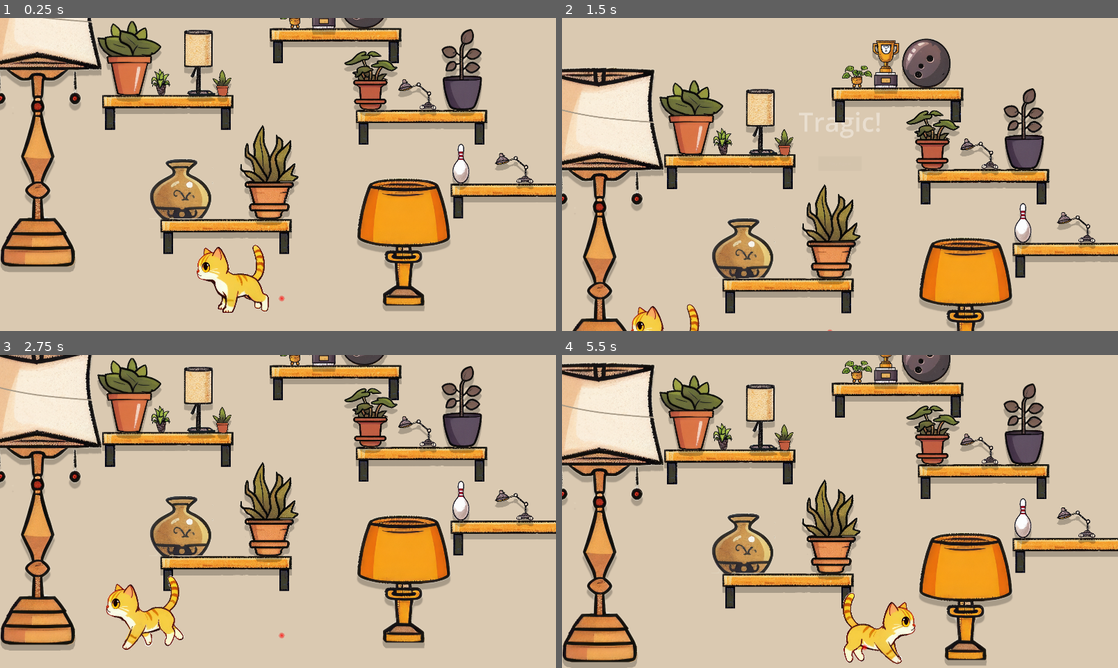
Above: before the commit, frames 1-4 (two rows, left to right).
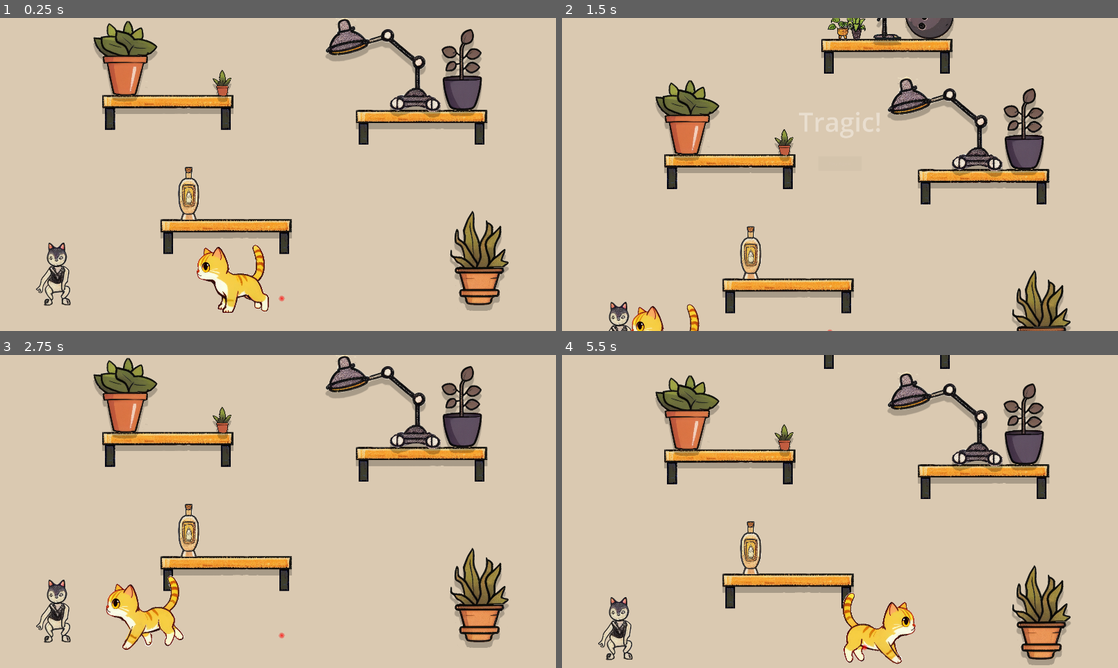
Above: after the commit, the same moments.

Repository: leogeier/ggj24-lasercats
Game: Godot game, scene res://sasha.tscn
Two runs of this game, one before a commit and one after it. Both use one fixed random seed, a clock stepped at 60 frames per second and the inputs below. This scene is started directly instead of the project's main scene. The engine's default icon, where the game draws it, is replaced by a stand-in: a white triangle on a blue panel in a dark square.
Inputs (mouse positions are in pixels of both pictures, inside the frame that each line leads up to):
- Up to frame 1 (0.25 s): no input
- Up to frame 2 (1.5 s): tap Enter at 0.5 s; move the mouse to (867, 174) at 0.52 s; hold Up (ui_up) from 0.53 s (still down); move the mouse to (812, 174) at 1.27 s
- Up to frame 3 (2.75 s): release Up (ui_up) at 2 s; click "Play Again" at 2 s
- Up to frame 4 (5.5 s): move the mouse to (851, 505) at 2.77 s; hold Up (ui_up) 2.78-4.25 s; move the mouse to (834, 517) at 3.52 s; click "Play Again" at 4.25 s; move the mouse to (878, 514) at 5.02 s; hold Up (ui_up) from 5.03 s (still down)

The runs differ from the first frame. In frame 1, 26% of the frame differs, in the area x 0-100%, y 0-94%; in frame 2, 28%; in frame 3, 27%; in frame 4, 29%, in the area x 0-100%, y 0-100%.

Commit message:
finished non breakable objects

Diff:
--- a/game/sasha.tscn
+++ b/game/sasha.tscn
@@ -19,8 +19,13 @@
 [ext_resource type="PackedScene" uid="uid://my2f37c2haa3" path="res://scenes/obstacles/plant6.tscn" id="17_keir4"]
 [ext_resource type="PackedScene" uid="uid://dyh35kd320gm3" path="res://scenes/obstacles/plant7.tscn" id="18_mr00x"]
 [ext_resource type="PackedScene" uid="uid://dfd14ew6v7w8n" path="res://scenes/obstacles/trophy2.tscn" id="19_tu31h"]
-[ext_resource type="PackedScene" uid="uid://c24yhjpav4ww7" path="res://scenes/obstacles/vase1.tscn" id="20_bbxpa"]
+[ext_resource type="PackedScene" uid="uid://dqdsvcpprwbaa" path="res://scenes/obstacles/vase1.tscn" id="20_bbxpa"]
 [ext_resource type="PackedScene" uid="uid://qdrxvhcsf5px" path="res://scenes/obstacles/vase2.tscn" id="21_1wvg6"]
+[ext_resource type="PackedScene" uid="uid://5eyfr7via258" path="res://scenes/obstacles/vase3.tscn" id="22_hdlmi"]
+[ext_resource type="PackedScene" uid="uid://cqhk3td0syrm0" path="res://scenes/obstacles/vase4.tscn" id="23_qashn"]
+[ext_resource type="PackedScene" uid="uid://4bvg4myxbuue" path="res://scenes/obstacles/vase5.tscn" id="24_7pgpt"]
+[ext_resource type="PackedScene" uid="uid://bj4ucj7bdp50n" path="res://scenes/obstacles/vase7.tscn" id="25_rxnxl"]
+[ext_resource type="PackedScene" uid="uid://dtyt7npi5elwt" path="res://scenes/obstacles/vase8.tscn" id="26_phh43"]
 
 [sub_resource type="RectangleShape2D" id="RectangleShape2D_r5jye"]
 size = Vector2(34, 112)
@@ -30,7 +35,7 @@
 [node name="Main" type="Node2D"]
 
 [node name="BowlingBall" parent="." instance=ExtResource("1_qo8gh")]
-position = Vector2(1322, -18)
+position = Vector2(1340, -236)
 
 [node name="Cat" parent="." instance=ExtResource("1_4gta6")]
 position = Vector2(905, 953)
@@ -55,20 +60,29 @@
 [node name="Shelf2" parent="." instance=ExtResource("4_20ksb")]
 position = Vector2(845, 721)
 
+[node name="Shelf2" parent="Shelf2" instance=ExtResource("4_20ksb")]
+position = Vector2(857, -1529)
+
 [node name="Shelf3" parent="." instance=ExtResource("4_20ksb")]
-position = Vector2(1847, 598)
+position = Vector2(1617, -373)
 
 [node name="Shelf4" parent="." instance=ExtResource("4_20ksb")]
 position = Vector2(644, 292)
 
 [node name="Shelf5" parent="." instance=ExtResource("4_20ksb")]
-position = Vector2(1224, 62)
+position = Vector2(1186, -106)
+
+[node name="Shelf5" parent="Shelf5" instance=ExtResource("4_20ksb")]
+position = Vector2(-30, -979)
+
+[node name="Shelf5" parent="Shelf5/Shelf5" instance=ExtResource("4_20ksb")]
+position = Vector2(-800, -221)
 
 [node name="Shelf6" parent="." instance=ExtResource("4_20ksb")]
-position = Vector2(750, -315)
+position = Vector2(678, -528)
 
 [node name="Window" parent="." instance=ExtResource("5_fjj4s")]
-position = Vector2(721, -388)
+position = Vector2(627, -639)
 
 [node name="StaticBody2D" type="StaticBody2D" parent="."]
 collision_layer = 5
@@ -79,31 +93,28 @@
 shape = SubResource("WorldBoundaryShape2D_fo2e5")
 
 [node name="StandingLamp" parent="." instance=ExtResource("7_vu30i")]
-position = Vector2(189, 492)
+position = Vector2(1620, -906)
 
 [node name="Lamp" parent="." instance=ExtResource("8_p0pgq")]
-position = Vector2(1459, 1051)
+position = Vector2(1262, -1152)
 
 [node name="Trophy" parent="." instance=ExtResource("9_iq8au")]
-position = Vector2(1181, -47)
+position = Vector2(503, -689)
 
 [node name="Bowlingpin" parent="." instance=ExtResource("10_4ukgd")]
-position = Vector2(1656, 550)
+position = Vector2(1483, -488)
 
 [node name="Lamp2" parent="." instance=ExtResource("12_4gv6g")]
-position = Vector2(1544, 270)
-
-[node name="Lamp1" parent="." instance=ExtResource("12_4gv6g")]
-position = Vector2(1879, 562)
+position = Vector2(1498, 257)
 
 [node name="Lamp6" parent="." instance=ExtResource("12_e6ww5")]
-position = Vector2(716, 165)
+position = Vector2(1184, -422)
 
 [node name="Plant2" parent="." instance=ExtResource("13_qwhac")]
-position = Vector2(1343, 227)
+position = Vector2(1001, -1236)
 
 [node name="Plant3" parent="." instance=ExtResource("14_tkynx")]
-position = Vector2(512, 158)
+position = Vector2(498, -40)
 
 [node name="Plant4" parent="." instance=ExtResource("15_xuiwa")]
 position = Vector2(1659, 282)
@@ -112,16 +123,49 @@
 position = Vector2(830, 263)
 
 [node name="Plant6" parent="." instance=ExtResource("17_keir4")]
-position = Vector2(1082, 18)
+position = Vector2(1033, -317)
 
 [node name="Plant7" parent="." instance=ExtResource("18_mr00x")]
-position = Vector2(622, 270)
+position = Vector2(1081, -153)
 
 [node name="Trophy2" parent="." instance=ExtResource("19_tu31h")]
-position = Vector2(828, -373)
+position = Vector2(817, -589)
 
 [node name="Vase1" parent="." instance=ExtResource("20_bbxpa")]
-position = Vector2(996, 661)
+position = Vector2(1722, 898)
 
 [node name="Vase2" parent="." instance=ExtResource("21_1wvg6")]
-position = Vector2(692, 676)
+position = Vector2(1860, -882)
+
+[node name="Vase3" parent="." instance=ExtResource("22_hdlmi")]
+position = Vector2(1556, -464)
+
+[node name="Vase4" parent="." instance=ExtResource("22_hdlmi")]
+position = Vector2(1582, -427)
+
+[node name="Vase5" parent="." instance=ExtResource("22_hdlmi")]
+position = Vector2(1666, -526)
+
+[node name="Vase6" parent="." instance=ExtResource("22_hdlmi")]
+position = Vector2(1653, -466)
+
+[node name="Vase7" parent="." instance=ExtResource("22_hdlmi")]
+position = Vector2(1724, -485)
+
+[node name="Vase8" parent="." instance=ExtResource("22_hdlmi")]
+position = Vector2(1605, -545)
+
+[node name="Vase9" parent="." instance=ExtResource("22_hdlmi")]
+position = Vector2(1613, -461)
+
+[node name="Vase10" parent="." instance=ExtResource("23_qashn")]
+position = Vector2(196, -1431)
+
+[node name="Vase11" parent="." instance=ExtResource("24_7pgpt")]
+position = Vector2(715, 636)
+
+[node name="Vase12" parent="." instance=ExtResource("25_rxnxl")]
+position = Vector2(457, -1450)
+
+[node name="Vase13" parent="." instance=ExtResource("26_phh43")]
+position = Vector2(260, 884)
--- a/game/scenes/obstacles/bowlingpin.tscn
+++ b/game/scenes/obstacles/bowlingpin.tscn
@@ -21,7 +21,6 @@
 texture = ExtResource("1_rga5c")
 
 [node name="Shadow" parent="Sprite2D" instance=ExtResource("2_yp5du")]
-position = Vector2(0, 100)
 
 [node name="CollisionShape2D" type="CollisionShape2D" parent="."]
 position = Vector2(0, -49)
--- a/game/scenes/obstacles/lamp1.tscn
+++ b/game/scenes/obstacles/lamp1.tscn
@@ -1,14 +1,18 @@
-[gd_scene load_steps=5 format=3 uid="uid://c5fwp8o3n08fb"]
+[gd_scene load_steps=6 format=3 uid="uid://c5fwp8o3n08fb"]
 
 [ext_resource type="Texture2D" uid="uid://bs5kukaua86cr" path="res://scenes/assets/lamps/lamp1.png" id="1_4dudg"]
 [ext_resource type="PackedScene" uid="uid://v4yt1hf67uqr" path="res://scenes/shadow/shadow.tscn" id="2_qhak5"]
 
 [sub_resource type="RectangleShape2D" id="RectangleShape2D_q218r"]
-size = Vector2(56, 29)
+size = Vector2(167.5, 79)
 
 [sub_resource type="CapsuleShape2D" id="CapsuleShape2D_fspk4"]
-radius = 17.0809
-height = 51.8391
+radius = 38.2444
+height = 132.811
+
+[sub_resource type="CapsuleShape2D" id="CapsuleShape2D_fia7p"]
+radius = 18.0
+height = 48.0
 
 [node name="Lamp1" type="RigidBody2D"]
 collision_layer = 5
@@ -16,18 +20,22 @@
 center_of_mass_mode = 1
 
 [node name="Sprite2D" type="Sprite2D" parent="."]
-position = Vector2(-39, -38)
-scale = Vector2(0.1, 0.1)
+position = Vector2(-110, -104)
+scale = Vector2(0.3, 0.3)
 texture = ExtResource("1_4dudg")
 
 [node name="Shadow" parent="Sprite2D" instance=ExtResource("2_qhak5")]
-position = Vector2(0, 200)
+position = Vector2(0, 66.6667)
 
 [node name="CollisionShape2D" type="CollisionShape2D" parent="."]
-position = Vector2(-1, 3.5)
+position = Vector2(-0.75, 16)
 shape = SubResource("RectangleShape2D_q218r")
 
 [node name="CollisionShape2D2" type="CollisionShape2D" parent="."]
-position = Vector2(-81, -66)
+position = Vector2(-236, -179)
 rotation = 1.24093
 shape = SubResource("CapsuleShape2D_fspk4")
+
+[node name="CollisionShape2D3" type="CollisionShape2D" parent="."]
+position = Vector2(-246, -233)
+shape = SubResource("CapsuleShape2D_fia7p")
--- a/game/scenes/obstacles/plant2.tscn
+++ b/game/scenes/obstacles/plant2.tscn
@@ -17,7 +17,6 @@
 texture = ExtResource("1_tt8oe")
 
 [node name="Shadow" parent="Sprite2D" instance=ExtResource("2_h4u61")]
-position = Vector2(0, 100)
 
 [node name="CollisionShape2D" type="CollisionShape2D" parent="."]
 position = Vector2(1.5, 52.5)
--- a/game/scenes/obstacles/plant3.tscn
+++ b/game/scenes/obstacles/plant3.tscn
@@ -21,7 +21,6 @@
 texture = ExtResource("1_24fyf")
 
 [node name="Shadow" parent="Sprite2D" instance=ExtResource("2_eu8pj")]
-position = Vector2(0, 80)
 
 [node name="CollisionShape2D2" type="CollisionShape2D" parent="."]
 position = Vector2(-75, -23)
--- a/game/scenes/obstacles/plant4.tscn
+++ b/game/scenes/obstacles/plant4.tscn
@@ -17,7 +17,6 @@
 texture = ExtResource("1_8lbdo")
 
 [node name="Shadow" parent="Sprite2D" instance=ExtResource("2_mywyc")]
-position = Vector2(0, 76.9231)
 
 [node name="CollisionShape2D" type="CollisionShape2D" parent="."]
 position = Vector2(2, -13.5)
--- a/game/scenes/obstacles/plant5.tscn
+++ b/game/scenes/obstacles/plant5.tscn
@@ -21,7 +21,6 @@
 texture = ExtResource("1_oo4q7")
 
 [node name="Shadow" parent="Sprite2D" instance=ExtResource("2_cnkod")]
-position = Vector2(0, 200)
 
 [node name="CollisionShape2D" type="CollisionShape2D" parent="."]
 position = Vector2(2, -0.5)
--- a/game/scenes/obstacles/vase1.tscn
+++ b/game/scenes/obstacles/vase1.tscn
@@ -26,7 +26,6 @@
 texture = ExtResource("1_x0weq")
 
 [node name="Shadow" parent="RigidBody2D2/Plant1Pot" instance=ExtResource("2_bolmv")]
-position = Vector2(0, 66.6667)
 
 [node name="CollisionShape2D" type="CollisionShape2D" parent="RigidBody2D2"]
 position = Vector2(-2, -3)
@@ -44,7 +43,6 @@
 texture = ExtResource("2_s4bwe")
 
 [node name="Shadow2" parent="RigidBody2D/Plant1Plant" instance=ExtResource("2_bolmv")]
-position = Vector2(0, 66.6666)
 
 [node name="CollisionShape2D" type="CollisionShape2D" parent="RigidBody2D"]
 position = Vector2(-5.7, -38.75)
--- /dev/null
+++ b/game/scenes/obstacles/vase3.tscn
@@ -0,0 +1,38 @@
+[gd_scene load_steps=5 format=3 uid="uid://5eyfr7via258"]
+
+[ext_resource type="Texture2D" uid="uid://sgp2f6hch5bi" path="res://scenes/assets/vases/vase3.png" id="1_xsfbo"]
+
+[sub_resource type="RectangleShape2D" id="RectangleShape2D_oh50w"]
+size = Vector2(19, 35)
+
+[sub_resource type="CapsuleShape2D" id="CapsuleShape2D_3ttkt"]
+radius = 5.0
+height = 26.0
+
+[sub_resource type="RectangleShape2D" id="RectangleShape2D_wai5c"]
+size = Vector2(140, 120)
+
+[node name="Vase3" type="RigidBody2D"]
+collision_layer = 5
+collision_mask = 5
+mass = 0.2
+center_of_mass_mode = 1
+
+[node name="Sprite2D" type="Sprite2D" parent="."]
+position = Vector2(-1, -20)
+scale = Vector2(0.1, 0.1)
+texture = ExtResource("1_xsfbo")
+
+[node name="CollisionShape2D" type="CollisionShape2D" parent="."]
+position = Vector2(-0.5, -11.5)
+shape = SubResource("RectangleShape2D_oh50w")
+
+[node name="CollisionShape2D2" type="CollisionShape2D" parent="."]
+position = Vector2(1, -41)
+rotation = 1.5708
+shape = SubResource("CapsuleShape2D_3ttkt")
+
+[node name="CollisionShape2D3" type="CollisionShape2D" parent="."]
+position = Vector2(-2.98023e-07, -32)
+scale = Vector2(0.1, 0.1)
+shape = SubResource("RectangleShape2D_wai5c")
--- /dev/null
+++ b/game/scenes/obstacles/vase4.tscn
@@ -0,0 +1,19 @@
+[gd_scene load_steps=2 format=3 uid="uid://cqhk3td0syrm0"]
+
+[ext_resource type="Texture2D" uid="uid://d4kjq7wgk27b8" path="res://scenes/assets/vases/vase4.png" id="1_80opm"]
+
+[node name="Vase4" type="RigidBody2D"]
+collision_layer = 5
+collision_mask = 5
+mass = 2.26
+center_of_mass_mode = 1
+
+[node name="Sprite2D" type="Sprite2D" parent="."]
+position = Vector2(3, -130)
+scale = Vector2(0.6, 0.6)
+texture = ExtResource("1_80opm")
+
+[node name="CollisionPolygon2D" type="CollisionPolygon2D" parent="."]
+position = Vector2(1.5, -130)
+scale = Vector2(0.6, 0.6)
+polygon = PackedVector2Array(-220, 337.5, -182.5, 362.5, 142.5, 365, 207.5, 305, 215, 275, 200, 275, 182.5, 267.5, 155, 215, 142.5, 217.5, 147.5, 197.5, 107.5, 160, 95, 165, 77.5, 85, 137.5, 107.5, 162.5, 80, 155, 9.99997, 130, -32.5, 77.5, -40, 65, -47.5, 72.5, -87.5, 65, -122.5, 77.5, -152.5, 60, -212.5, 20, -247.5, 50, -307.5, -12.5, -350, -77.5, -295, -90, -245, -85, -245, -65, -225, -110, -172.5, -152.5, -167.5, -215, -107.5, -205, -82.5, -182.5, -57.5, -150, -30, -140, 7.49997, -135, 60, -160, 92.5, -175, 107.5, -170, 137.5, -162.5, 167.5, -142.5, 210, -167.5, 232.5, -190, 272.5, -177.5, 280, -192.5, 282.5, -215, 275, -222.5, 295)
--- /dev/null
+++ b/game/scenes/obstacles/vase5.tscn
@@ -0,0 +1,36 @@
+[gd_scene load_steps=5 format=3 uid="uid://4bvg4myxbuue"]
+
+[ext_resource type="Texture2D" uid="uid://cdmwpdgbllifw" path="res://scenes/assets/vases/vase6.png" id="1_e72ry"]
+
+[sub_resource type="CapsuleShape2D" id="CapsuleShape2D_k7iv5"]
+radius = 31.0
+height = 122.0
+
+[sub_resource type="RectangleShape2D" id="RectangleShape2D_s24me"]
+size = Vector2(23, 38.5)
+
+[sub_resource type="RectangleShape2D" id="RectangleShape2D_k3kc8"]
+size = Vector2(46, 20)
+
+[node name="Vase6" type="RigidBody2D"]
+collision_layer = 5
+collision_mask = 5
+mass = 1.24
+center_of_mass_mode = 1
+
+[node name="Sprite2D" type="Sprite2D" parent="."]
+position = Vector2(-2, -71)
+scale = Vector2(0.25, 0.25)
+texture = ExtResource("1_e72ry")
+
+[node name="CollisionShape2D" type="CollisionShape2D" parent="."]
+position = Vector2(1, -60)
+shape = SubResource("CapsuleShape2D_k7iv5")
+
+[node name="CollisionShape2D2" type="CollisionShape2D" parent="."]
+position = Vector2(0.5, -140.25)
+shape = SubResource("RectangleShape2D_s24me")
+
+[node name="CollisionShape2D3" type="CollisionShape2D" parent="."]
+position = Vector2(1, 11)
+shape = SubResource("RectangleShape2D_k3kc8")
--- /dev/null
+++ b/game/scenes/obstacles/vase7.tscn
@@ -0,0 +1,28 @@
+[gd_scene load_steps=3 format=3 uid="uid://bj4ucj7bdp50n"]
+
+[ext_resource type="Texture2D" uid="uid://k8k6jg8x1lgv" path="res://scenes/assets/vases/vase7.png" id="1_8h7rw"]
+
+[sub_resource type="RectangleShape2D" id="RectangleShape2D_8d6hq"]
+size = Vector2(223, 16)
+
+[node name="Vase7" type="RigidBody2D"]
+collision_layer = 5
+collision_mask = 5
+center_of_mass_mode = 1
+
+[node name="Sprite2D" type="Sprite2D" parent="."]
+position = Vector2(4, -166)
+scale = Vector2(0.45, 0.45)
+texture = ExtResource("1_8h7rw")
+
+[node name="CollisionPolygon2D" type="CollisionPolygon2D" parent="."]
+position = Vector2(5, -162)
+polygon = PackedVector2Array(-59, -80, -87, -60, -124, -61, -150, -54, -159, -8, -141, 23, -114, 24, -84, 10, -70, 4, -31, 4, -81, 140, -59, 153, -26, 151, -21, 168, 20, 168, 21, 142, 68, 142, 33, 7, 78, 5, 103, 29, 149, 22, 147, -24, 133, -60, 76, -61, 73, -83, 76, -110, 75, -133, 76, -161, 78, -188, 94, -222, 86, -253, 70, -287, 61, -223, 24, -220, 38, -262, 1, -297, -39, -264, -23, -234, -29, -219, -55, -245, -55, -280, -81, -269, -88, -214, -76, -188)
+
+[node name="CollisionPolygon2D2" type="CollisionPolygon2D" parent="."]
+position = Vector2(6, -168)
+polygon = PackedVector2Array(-39, 175, -18, 162, 24, 161, 41, 176, 55, 197, 140, 238, 140, 267, 115, 286, -21, 285, -137, 276, -145, 243, -51, 197)
+
+[node name="CollisionShape2D" type="CollisionShape2D" parent="."]
+position = Vector2(12, 111)
+shape = SubResource("RectangleShape2D_8d6hq")
--- /dev/null
+++ b/game/scenes/obstacles/vase8.tscn
@@ -0,0 +1,40 @@
+[gd_scene load_steps=4 format=3 uid="uid://dtyt7npi5elwt"]
+
+[ext_resource type="Texture2D" uid="uid://c1jc4o0e0kxvt" path="res://scenes/assets/vases/vase8.png" id="1_ue8ew"]
+
+[sub_resource type="CapsuleShape2D" id="CapsuleShape2D_7r44u"]
+radius = 35.0
+height = 72.0
+
+[sub_resource type="RectangleShape2D" id="RectangleShape2D_4v7vt"]
+size = Vector2(27, 20)
+
+[node name="Vase8" type="RigidBody2D"]
+collision_layer = 5
+collision_mask = 5
+mass = 1.43
+center_of_mass_mode = 1
+
+[node name="Sprite2D" type="Sprite2D" parent="."]
+position = Vector2(-10, -35)
+scale = Vector2(0.3, 0.3)
+texture = ExtResource("1_ue8ew")
+
+[node name="CollisionPolygon2D" type="CollisionPolygon2D" parent="."]
+polygon = PackedVector2Array(20, -63, 30, -59, 45, -45, 39, -6, 31, 7, 42, 12, 46, 19, 41, 38, 33, 48, 42, 54, 47, 60, 47, 70, 46, 75, 30, 75, 18, 70, 19, 51, 13, 45, 21, 31, -12, 32, -14, 38, -11, 50, -17, 59, -14, 67, -22, 72, -44, 74, -42, 66, -42, 57, -37, 52, -24, 54, -40, 22, -39, 14, -31, 4, -33, -6, -28, -15, -39, -3, -46, 14, -48, 26, -52, 31, -61, 30, -64, 25, -70, 14, -62, 6, -53, -17, -19, -62, -12, -59)
+
+[node name="CollisionShape2D" type="CollisionShape2D" parent="."]
+position = Vector2(3, -92)
+rotation = 1.5708
+shape = SubResource("CapsuleShape2D_7r44u")
+
+[node name="CollisionPolygon2D2" type="CollisionPolygon2D" parent="."]
+polygon = PackedVector2Array(-25, -142, -15, -139, -6, -128, 10, -127, 26, -144, 32, -136, 31, -112, -26, -114)
+
+[node name="CollisionShape2D2" type="CollisionShape2D" parent="."]
+position = Vector2(-29.5, 64)
+shape = SubResource("RectangleShape2D_4v7vt")
+
+[node name="CollisionShape2D3" type="CollisionShape2D" parent="."]
+position = Vector2(34.5, 64)
+shape = SubResource("RectangleShape2D_4v7vt")
Not shown: 1 places in game/sasha.tscn that only renumber resources
